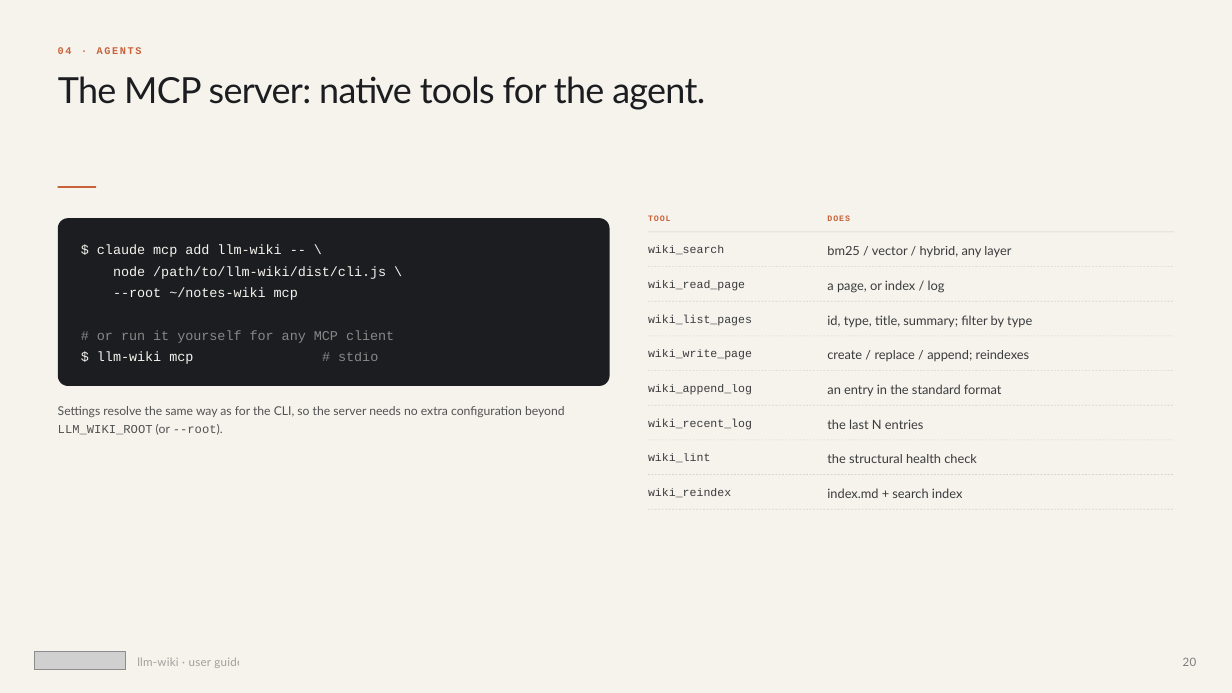
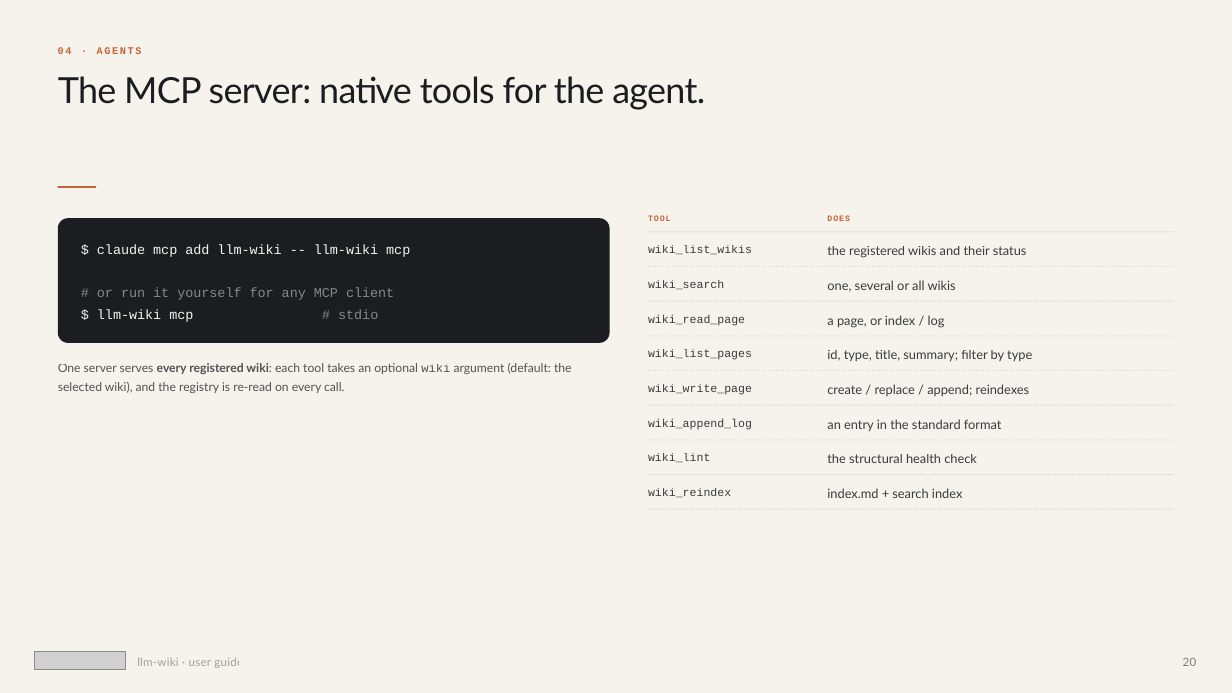
Before and after one commit to BikS2013/llm-wiki, a slide deck: slide 20 of docs/presentations/llm-wiki-user-guide.pptx. Drawn at 1232x693 pixels with LibreOffice and Linux fonts; fonts in the diff are those of the drawing; grey boxes stand for pictures. Boxes give left, top, right and bottom in pixels: in the first picture for what was removed or moved away, otherwise in the second. Text is boxed around its words. In the diff, an @@ line names an element or a change of style, - is before the commit and + after.

```diff
--- a/docs/presentations/llm-wiki-user-guide.pptx
+++ b/docs/presentations/llm-wiki-user-guide.pptx
@@ rounded rectangle: place and size @@
-rounded rectangle at [57, 218, 609, 386]
+rounded rectangle at [57, 218, 609, 343]
@@ rounded rectangle at [57, 218, 609, 343]: proportions changed @@
@@ text at [97, 244, 410, 322]: text changed @@
-$ claude mcp add llm-wiki -- \
-node /path/to/llm-wiki/dist/cli.js \
---root ~/notes-wiki mcp
-# or run it yourself for any MCP client
-$ llm-wiki mcp # stdio
+$ claude mcp add llm-wiki -- llm-wiki mcp
+# or run it yourself for any MCP client
+$ llm-wiki mcp # stdio
@@ text added at [648, 245, 752, 255], 9 pt, text #1B1D21 at 85% opacity @@
+wiki_list_wikis
@@ text at [827, 246, 1027, 258]: text changed @@
-bm25 / vector / hybrid, any layer
+the registered wikis and their status
@@ text added at [827, 280, 956, 292], 10 pt, text #1B1D21 at 85% opacity @@
+one, several or all wikis
@@ text at [58, 363, 572, 393]: text changed @@
-Settings resolve the same way as for the CLI, so the server needs no extra configuration beyond
-LLM_WIKI_ROOT (or --root).
+One server serves every registered wiki: each tool takes an optional wiki argument (default: the
+selected wiki), and the registry is re-read on every call.
@@ text removed at [648, 384, 752, 395] @@
-wiki_append_log
@@ 8 texts: place and size @@
-8 texts at [648, 245, 1032, 396]
+8 texts at [648, 280, 1032, 431]
@@ text at [648, 419, 752, 430]: text changed @@
-wiki_recent_log
+wiki_append_log
@@ text removed at [827, 419, 923, 429] @@
-the last N entries
```
Also in this commit, not shown: 10 other slides changed, 5 slides added, 2 other files.
